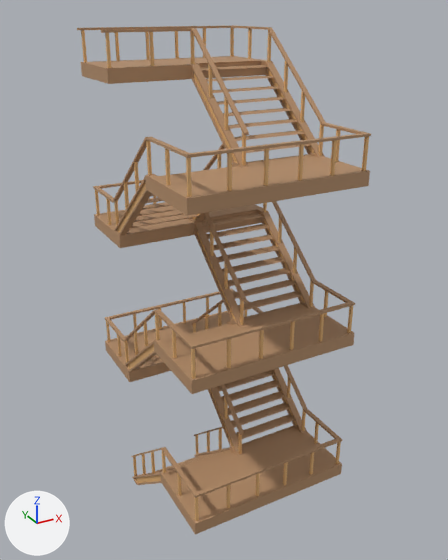
Before and after pictures for a commit that changed the glTF model Models/stairs.glb.
Camera for both pictures: a 50 mm camera at (-3.9, -8.29, 10.8) aimed at (2.02, 2.46, 5.43). The axes (+X, +Y, +Z) are drawn at lower left. The lights are the same throughout. Where no turn or scale is listed for an object, it has been applied to the vertices. Vertices at the same position are counted once.

Script lines for the objects in view, before the commit:
```python
mat_color_b05 = principled_material('Color_B05')
mat_color_b05.base_color = (0.749, 0.443, 0.18)  # beige #e0b276
mat_color_b05.roughness = 0.6
mat_color_c08 = principled_material('Color_C08')
mat_color_c08.base_color = (0.471, 0.275, 0.145)  # brown #b68f6a
mat_color_c08.roughness = 0.6
me_mesh_0 = bpy.data.meshes.new('Mesh_0')
me_mesh_0.from_pydata(...)  # 2660 vertices, 4692 faces; spans x 0.0..3.62, y 0.0..4.93, z 0.0..10.43
me_mesh_0.materials.append(mat_color_c08)  # brown #b68f6a
me_mesh_1 = bpy.data.meshes.new('Mesh_1')
me_mesh_1.from_pydata(...)  # 1336 vertices, 1120 faces; spans x 0.06..3.58, y 0.05..4.88, z 0.02..10.39
me_mesh_1.materials.append(mat_color_b05)  # beige #e0b276
ob_material2 = bpy.data.objects.new('Material2', me_mesh_0)
ob_material2.location = (0.0, 0.0, 0.0)
ob_material22 = bpy.data.objects.new('Material22', me_mesh_1)
ob_material22.location = (0.0, 0.0, 0.0)
```
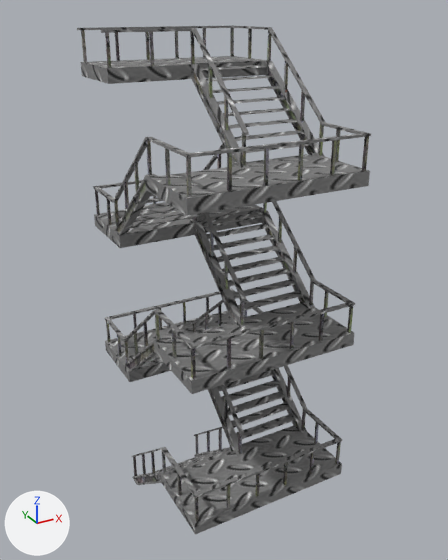
Pixel boxes [x1, y1, x2, y2] of what changed, in the pictures (448 x 560 px):
'Material2', surface changed (brown to grey): [77, 25, 371, 534] in both
'Material22', surface changed (brown to grey): [81, 28, 369, 521] in both

Edits to the bpy script that builds the scene:
```text
Add img_brick:
    img_brick = load_image('brick', '_unpacked/brick', 779, 511, 'sRGB')
Add img_metal_diamond:
    img_metal_diamond = load_image('metal_diamond', '_unpacked/metal_diamond', 600, 400, 'sRGB')
Change mat_color_c08:
    remove mat_color_c08.base_color = (0.471, 0.275, 0.145)  # brown #b78f6a
    add mat_color_c08.texture = img_metal_diamond
Change mat_color_b05:
    remove mat_color_b05.base_color = (0.749, 0.443, 0.18)  # beige #e0b276
    add mat_color_b05.texture = img_brick
Change me_mesh_0:
    where me_mesh_0.from_pydata(...)  # 2660 vertices, 4692 faces; spans x 0.0..3.62, y 0.0..4.93, z 0.0..10.43
    used by ob_material2; location = (0.0, 0.0, 0.0)
    me_mesh_0 part 1: texture (UV) coordinates changed
```
